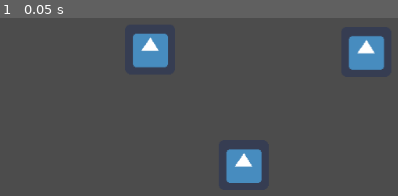
Above: before the commit, frame 1.
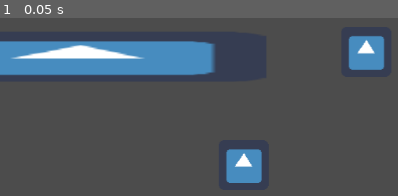
Above: after the commit, the same moment.

Repository: VPJPeltonen/GodotTest
Game: Godot game, scene res://NiceScene.tscn
Two runs of this game, one before a commit and one after it. Both use one fixed random seed, a clock stepped at 60 frames per second and the inputs below. The engine's default icon, where the game draws it, is replaced by a stand-in: a white triangle on a blue panel in a dark square.
Inputs:
- Up to frame 1 (0.05 s): no input

The runs differ from the first frame. In frame 1, 9.6% of the frame differs, in the area x 0-55%, y 8-33%.

Commit message:
StreTcghed

Diff:
--- a/NiceScene.tscn
+++ b/NiceScene.tscn
@@ -5,7 +5,8 @@
 [node name="NiceScene" type="Node2D"]
 
 [node name="Sprite" type="Sprite" parent="."]
-position = Vector2( 192.07, 142.67 )
+position = Vector2( 99.4165, 152.47 )
+scale = Vector2( 7.54254, 1 )
 texture = ExtResource( 1 )
 offset = Vector2( 0, -32 )
 
